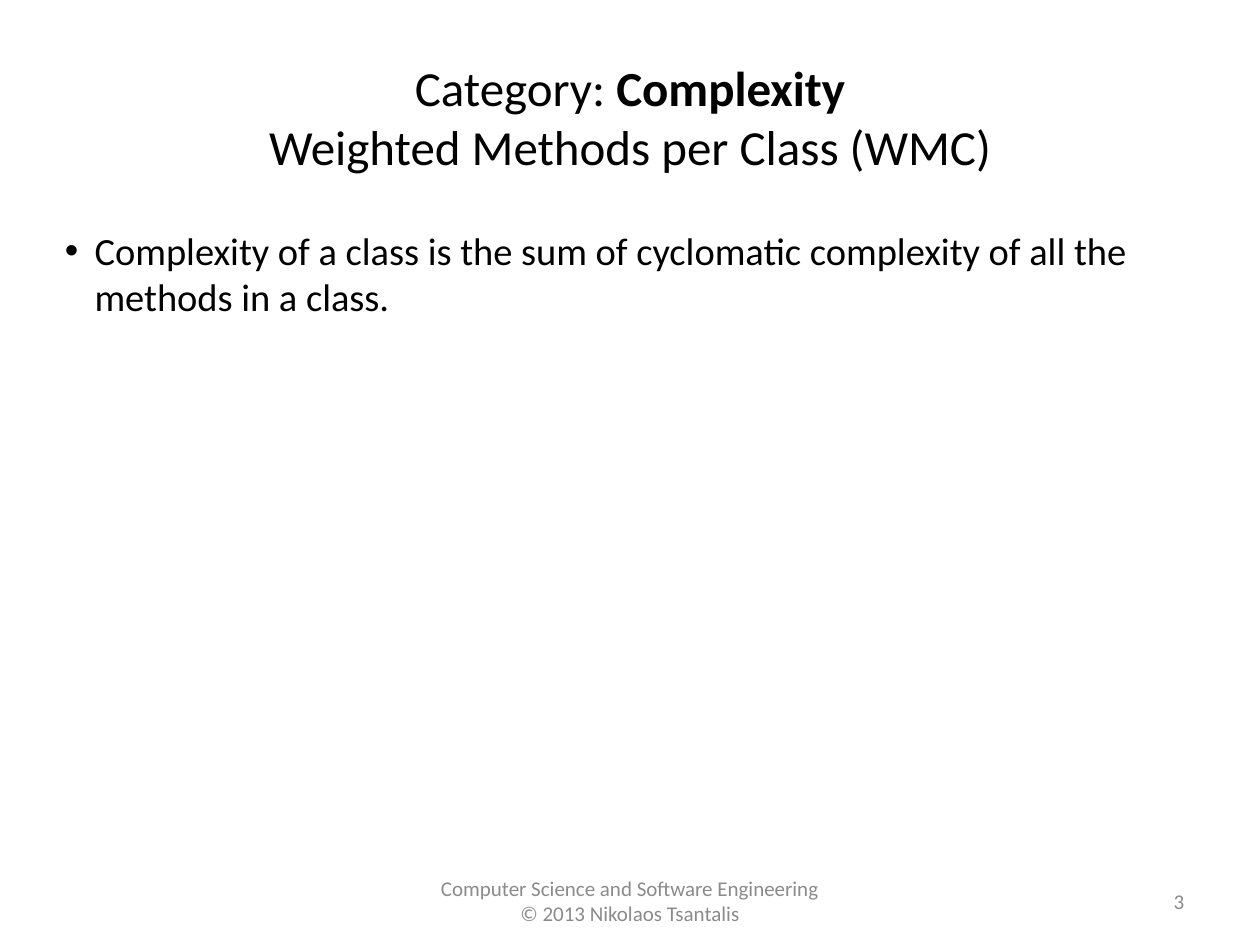
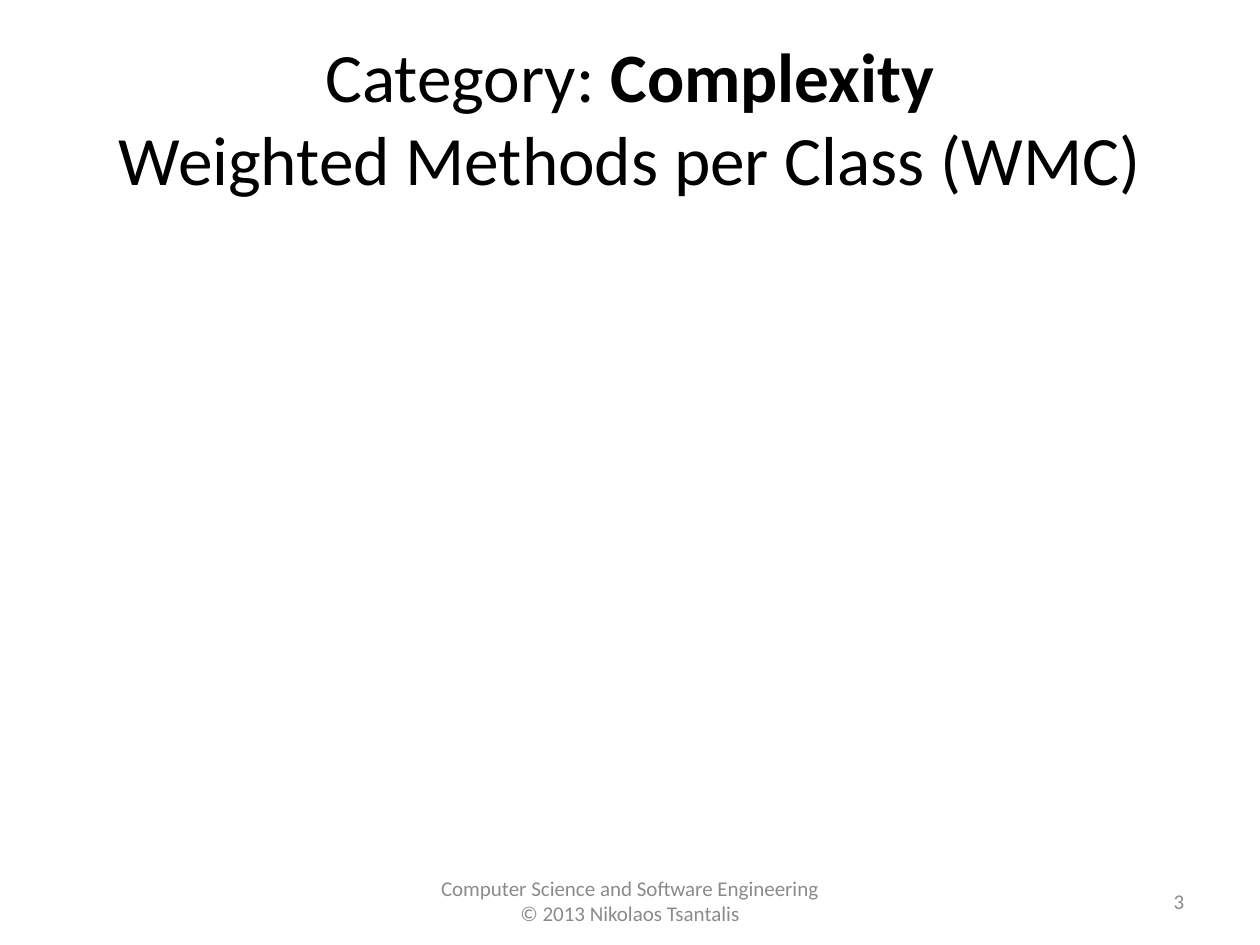
Before and after one commit to tajmilur-rahman/SOEN6611, a slide deck: slide 3 of lectures/lec3/Object-Oriented_Metrics_CK.pptx. Drawn at 1260x945 pixels with LibreOffice and Linux fonts; fonts in the diff are those of the drawing; grey boxes stand for pictures. Boxes give left, top, right and bottom in pixels: in the first picture for what was removed or moved away, otherwise in the second. Text is boxed around its words. In the diff, an @@ line names an element or a change of style, - is before the commit and + after.

```diff
--- a/lectures/lec3/Object-Oriented_Metrics_CK.pptx
+++ b/lectures/lec3/Object-Oriented_Metrics_CK.pptx
@@ title at (x1=119, y1=53, x2=1141, y2=197): text changed; size 28 to 39.6 pt @@
-Category: Complexity
-Weighted Methods per Class (WMC)
+Category: Complexity
+Weighted Methods per Class (WMC)
@@ text removed at (x1=95, y1=238, x2=1126, y2=312) @@
-• Complexity of a class is the sum of cyclomatic complexity of all the methods in a class.
```
Also in this commit, not shown: 20 other slides changed, 12 other files.
